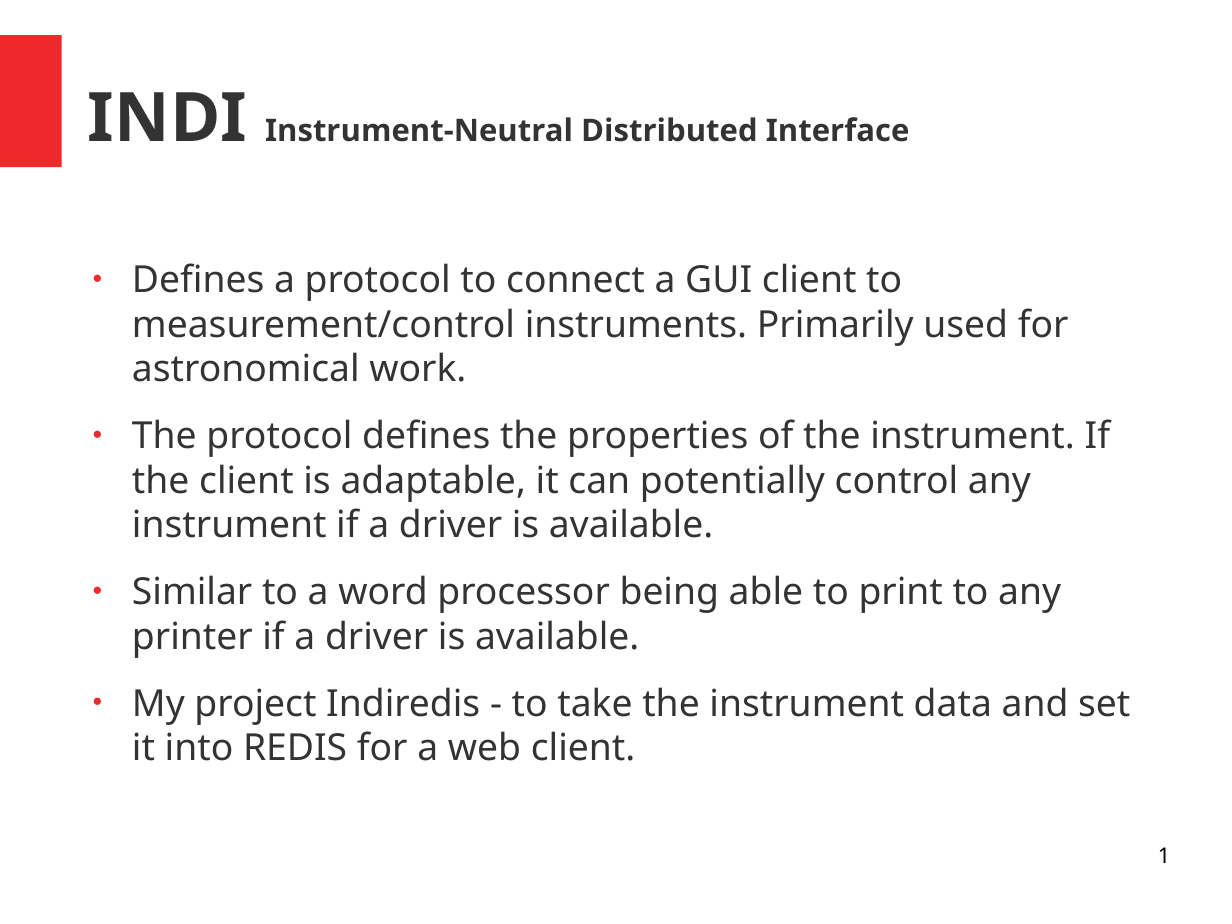
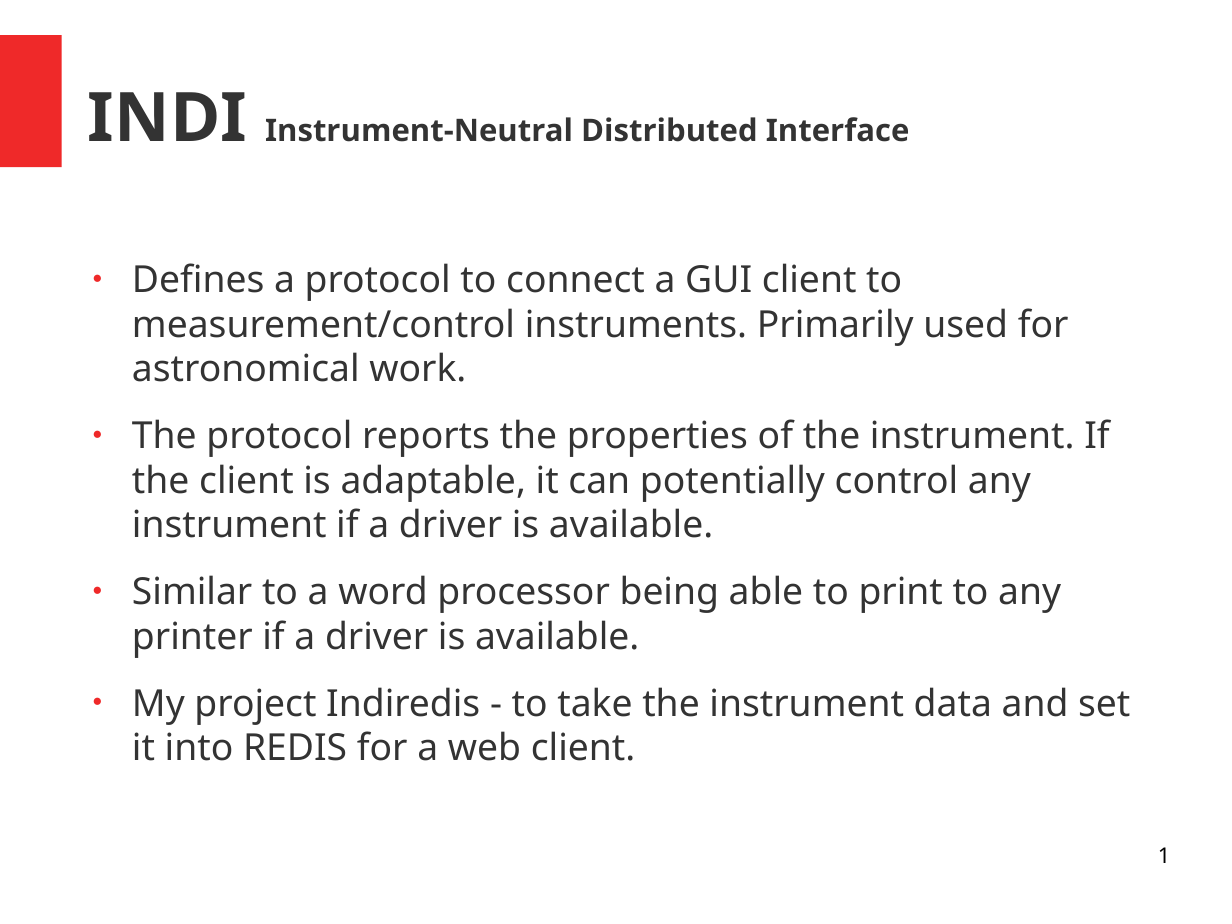
Before and after one commit to bernie-skipole/indi, a slide deck: slide 1 of indislides.odp. Drawn at 1232x924 pixels with LibreOffice and Linux fonts; fonts in the diff are those of the drawing. Boxes give left, top, right and bottom in pixels: in the first picture for what was removed or moved away, otherwise in the second. Text is boxed around its words. In the diff, an @@ line names an element or a change of style, - is before the commit and + after.

```diff
--- a/indislides.odp
+++ b/indislides.odp
@@ text at <box>132,419,1109,538</box>: text changed @@
-● The protocol defines the properties of the instrument. If the client is adaptable, it can potentially control any instrument if a driver is available.
+● The protocol reports the properties of the instrument. If the client is adaptable, it can potentially control any instrument if a driver is available.
```
Also in this commit, not shown: 2 other slides changed, 1 other file.
